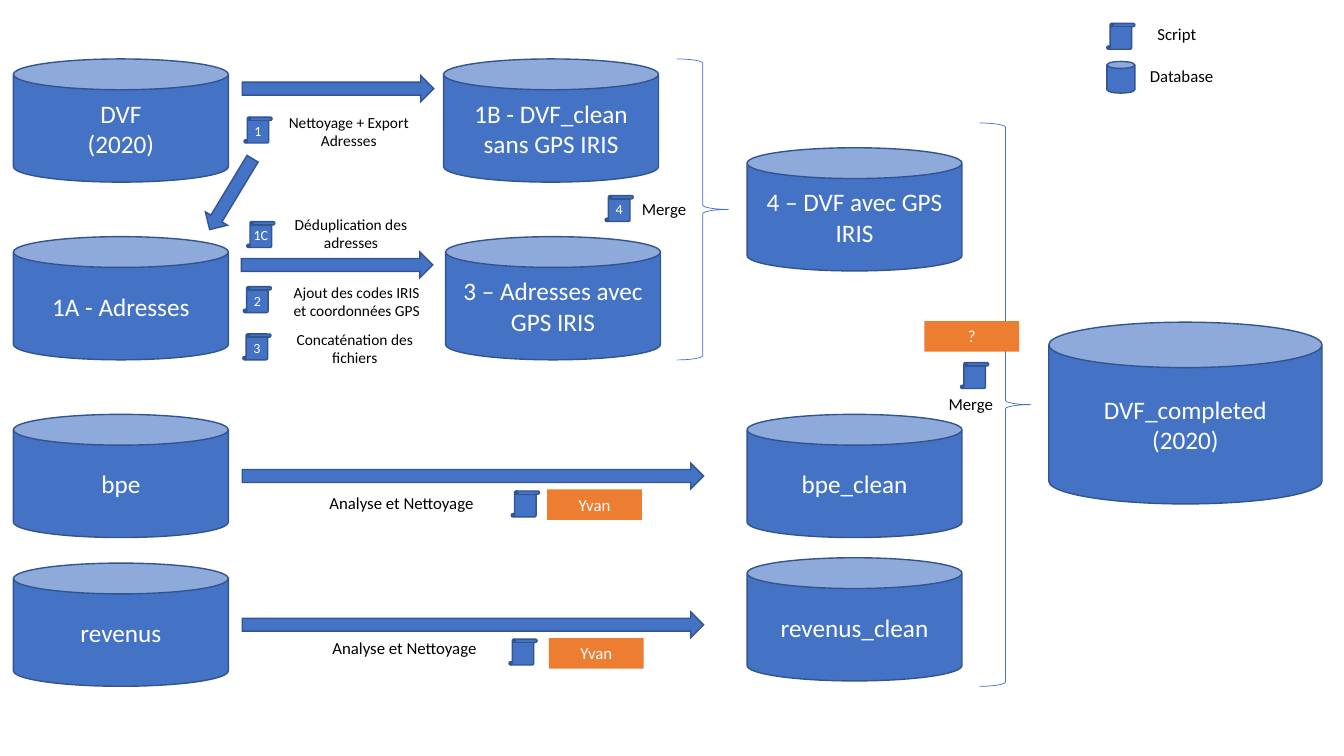
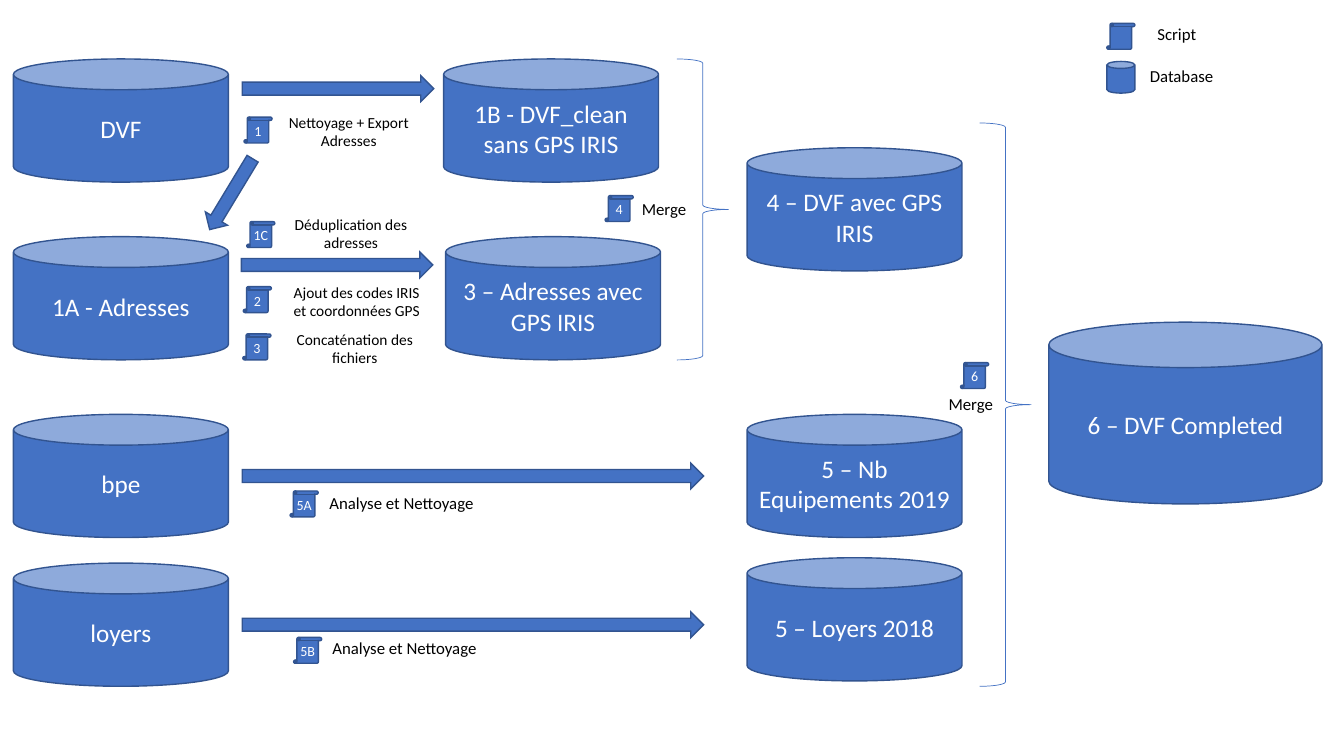
Before and after one commit to avr21continudsimmo/projet_immo, a slide deck: slide 1 of Réflexion Projet/Préparation des données_v2.pptx. Drawn at 1344x756 pixels with LibreOffice and Linux fonts; fonts in the diff are those of the drawing. Boxes give left, top, right and bottom in pixels: in the first picture for what was removed or moved away, otherwise in the second. Text is boxed around its words. In the diff, an @@ line names an element or a change of style, - is before the commit and + after.

Commit message:
Ajout scripts BPE Loyers et Merge

```diff
--- a/Réflexion Projet/Préparation des données_v2.pptx
+++ b/Réflexion Projet/Préparation des données_v2.pptx
@@ text in cylinder at box(88, 135, 154, 157): paragraph removed @@
-(2020)
@@ rectangle removed at box(925, 322, 1019, 352) @@
-?
@@ text in vertical scroll at box(971, 371, 978, 381): text added @@
+6
@@ text in cylinder at box(1088, 416, 1283, 438): text changed @@
-DVF_completed
-(2020)
+6 – DVF Completed
@@ text in cylinder at box(759, 460, 950, 512): text changed @@
-bpe_clean
+5 – Nb Equipements 2019
@@ vertical scroll "5A": place and size @@
-vertical scroll "5A" at box(511, 491, 539, 517)
+vertical scroll "5A" at box(290, 491, 319, 517)
@@ text in vertical scroll at box(297, 501, 312, 510): text added @@
+5A
@@ rectangle removed at box(547, 490, 642, 520) @@
-Yvan
@@ text in cylinder at box(90, 624, 151, 646): text changed @@
-revenus
+loyers
@@ text in cylinder at box(775, 620, 934, 641): text changed @@
-revenus_clean
+5 – Loyers 2018
@@ vertical scroll added at box(293, 637, 322, 663), fill #4472C4, outline #325491 1 pt, 10 pt, text #FFFFFF @@
+5B
@@ vertical scroll removed at box(509, 639, 537, 665) @@
@@ rectangle removed at box(549, 638, 644, 668) @@
-Yvan
```
Also in this commit, not shown: 8 other files.
